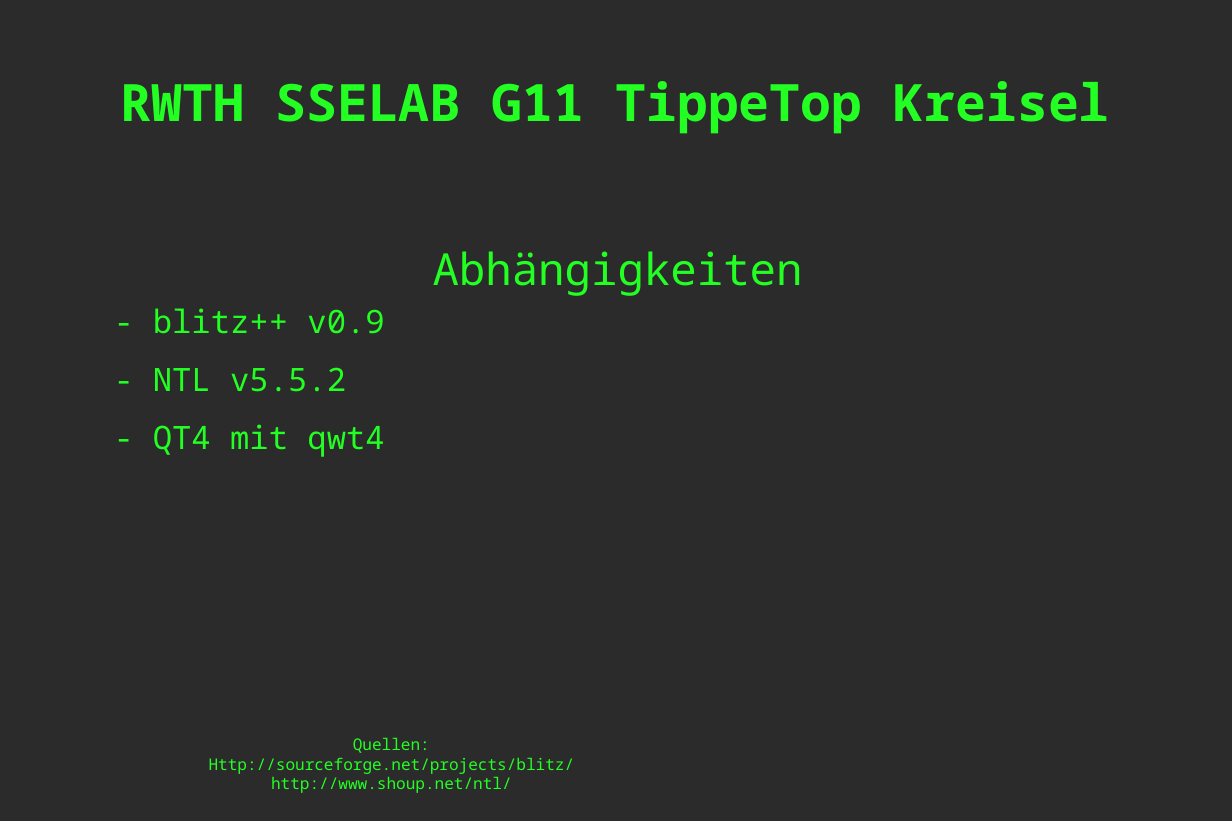
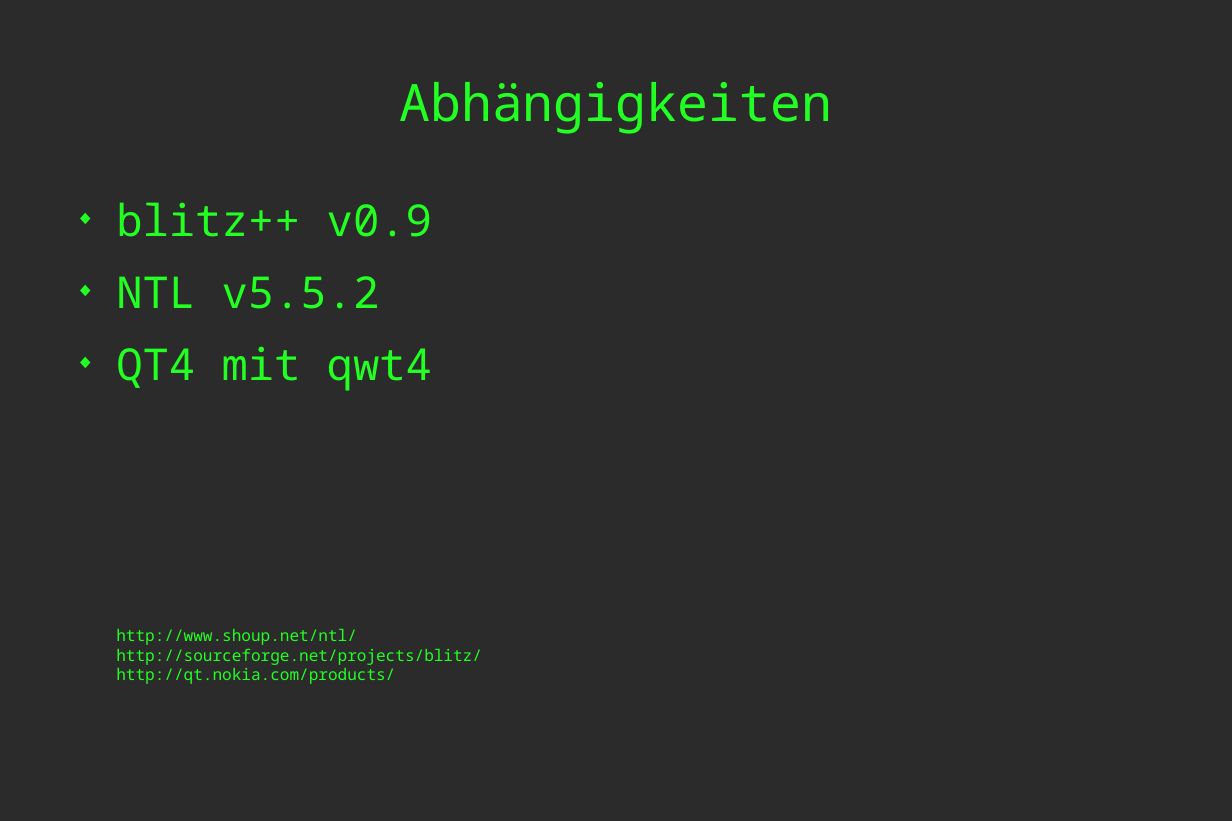
Before and after one commit to masterjava1/rwthsselabws2011g11, a slide deck: slide 20 of branches/doc/sselab_lena_praesentation.odp (slide 9 before the commit). Drawn at 1232x821 pixels with LibreOffice and Linux fonts; fonts in the diff are those of the drawing; background and template pictures are left out; a plain dark background stands for a picture behind light text. Boxes give left, top, right and bottom in pixels: in the first picture for what was removed or moved away, otherwise in the second. Text is boxed around its words. In the diff, an @@ line names an element or a change of style, - is before the commit and + after.

```diff
--- a/branches/doc/sselab_lena_praesentation.odp
+++ b/branches/doc/sselab_lena_praesentation.odp
@@ title "Abhängigkeiten": place and size @@
-title "Abhängigkeiten" at bbox=[433, 251, 803, 296]
+title "Abhängigkeiten" at bbox=[399, 82, 832, 134]
@@ title "Abhängigkeiten" at bbox=[399, 82, 832, 134]: size 27.4 to 32 pt @@
@@ title removed at bbox=[121, 81, 1110, 134] @@
-RWTH SSELAB G11 TippeTop Kreisel
@@ text at bbox=[116, 202, 482, 684]: text changed; size 20 to 10 pt @@
-- blitz++ v0.9
-- NTL v5.5.2
-- QT4 mit qwt4
+◆ blitz++ v0.9
+◆ NTL v5.5.2
+◆ QT4 mit qwt4
+http://www.shoup.net/ntl/
+http://sourceforge.net/projects/blitz/
+http://qt.nokia.com/products/
@@ text removed at bbox=[209, 737, 575, 793] @@
-Quellen:
-Http://sourceforge.net/projects/blitz/
-http://www.shoup.net/ntl/
```
Also in this commit, not shown: 2 other slides changed, 17 slides added, 6 slides removed.
